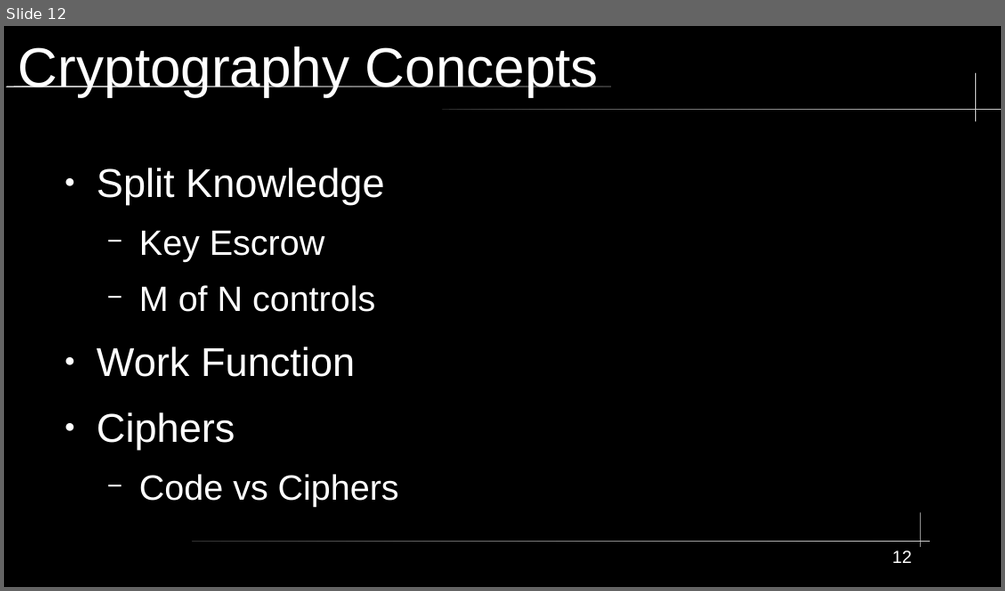
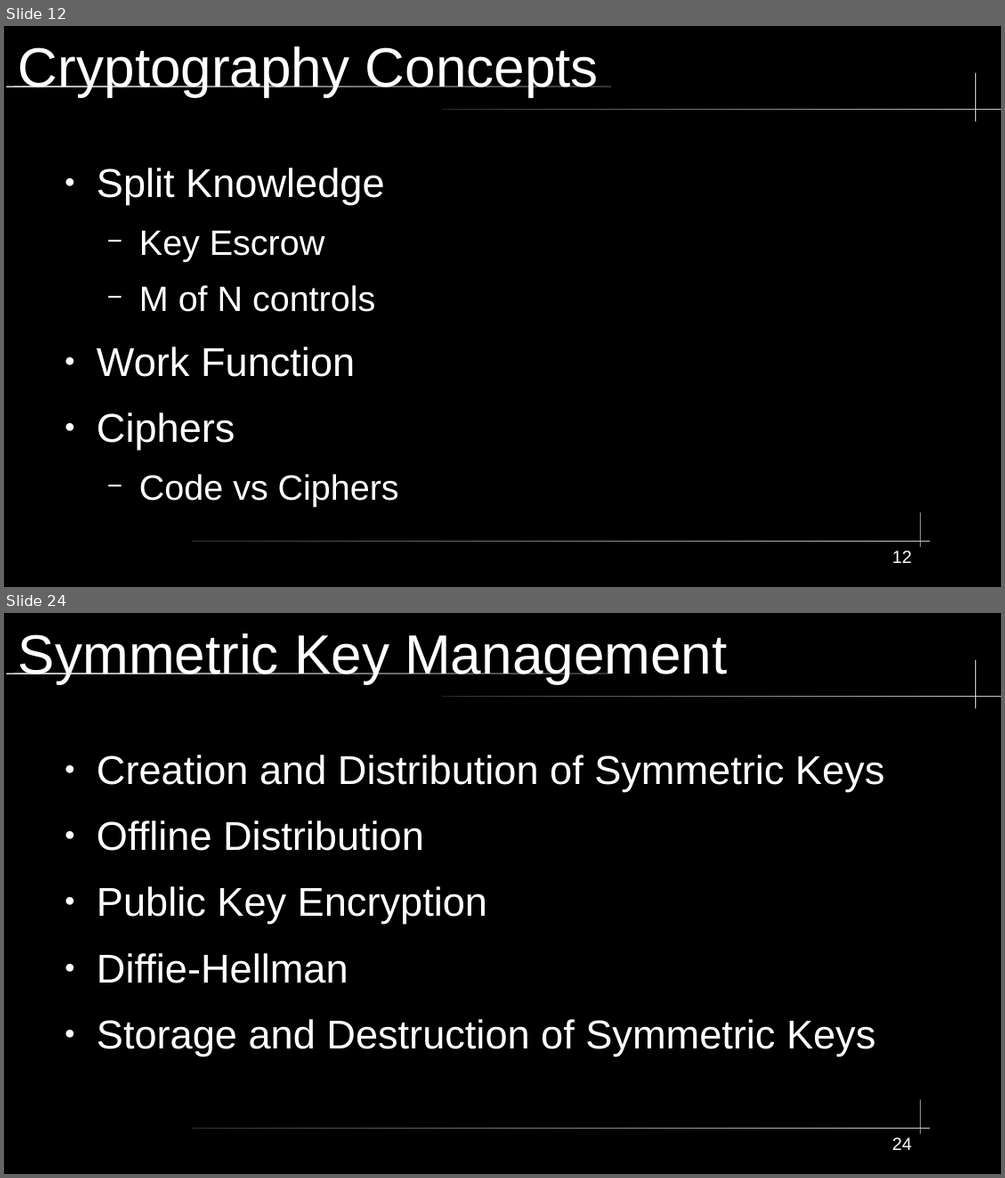
Before and after one commit to City-Colleges-of-Chicago-Cybersecurity/COMPSFI-214, a slide deck: 2026/Spring/powerpoints/Chapter-06-Cryptography-and-Symmetric-Key-Algorithms.odp. Shown one above the other, each under a label of ours: slide 12 before the commit, slides 12 and 24 after it; the slides between them are not shown. The pictures are 1005x591 and 1005x1178 pixels, drawn with LibreOffice and Linux fonts; fonts in the diff are those of the drawing. Boxes give left, top, right and bottom in pixels: in the first picture for what was removed or moved away, otherwise in the second. Text is boxed around its words. In the diff, an @@ line names an element or a change of style, - is before the commit and + after.

```diff
--- a/2026/Spring/powerpoints/Chapter-06-Cryptography-and-Symmetric-Key-Algorithms.odp
+++ b/2026/Spring/powerpoints/Chapter-06-Cryptography-and-Symmetric-Key-Algorithms.odp
@@ slide 24 added at (4,613,1001,1174), background #000000; not listed: 5 template elements that a slide beside it also shows @@
@@ title added at (18,633,727,684), 44 pt, text #FFFFFF @@
+Symmetric Key Management
@@ text added at (97,755,884,1055), 32 pt, text #FFFFFF @@
+● Creation and Distribution of Symmetric Keys
+● Offline Distribution
+● Public Key Encryption
+● Diffie-Hellman
+● Storage and Destruction of Symmetric Keys
@@ page number added at (892,1137,912,1150), 14 pt, text #FFFFFF @@
+24
```
Also in this commit, not shown: 13 other slides added, 1 other file.
